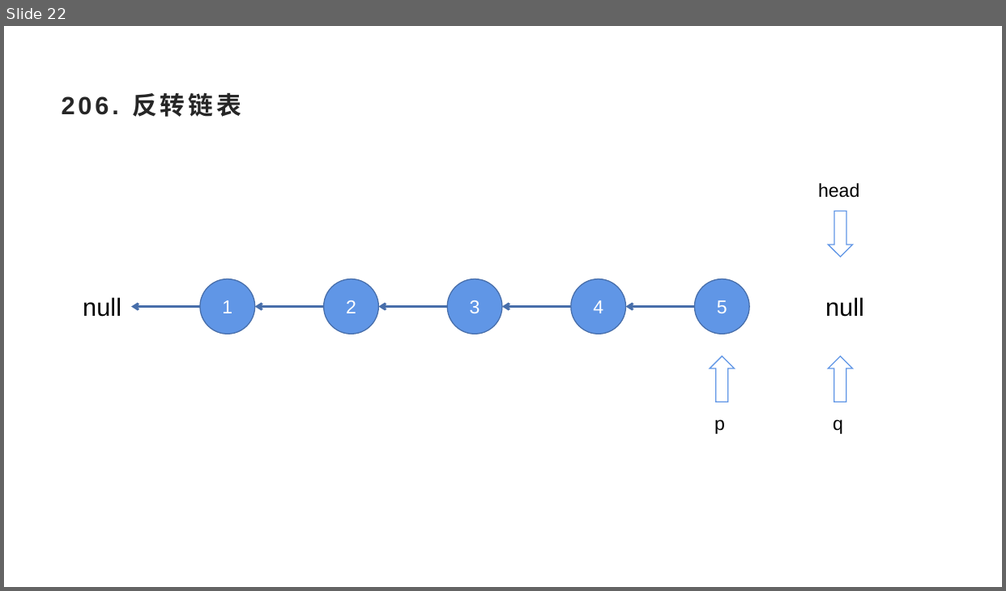
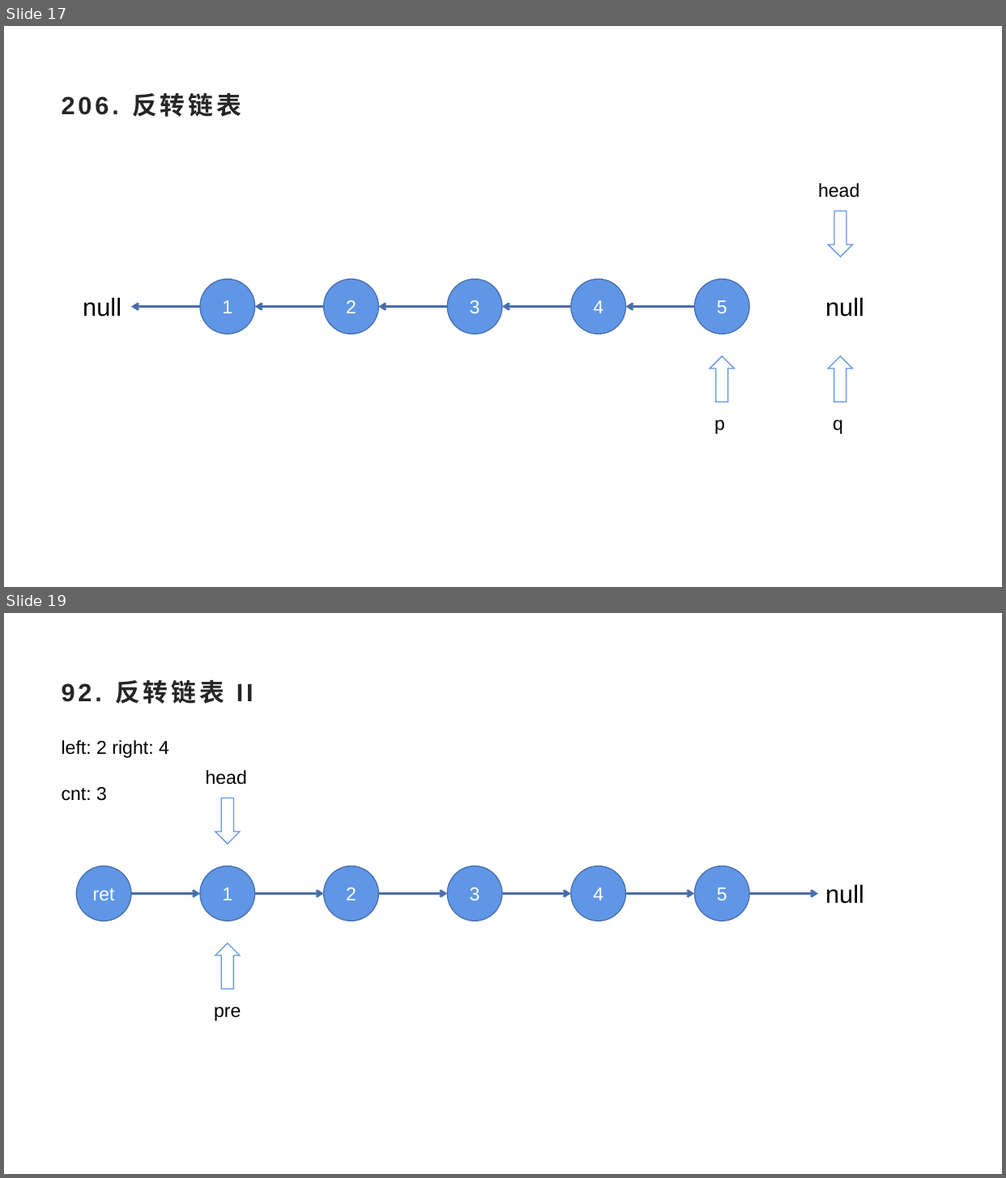
Before and after one commit to jj56313751/weijing-studybook, a slide deck: 算法/数据结构/链表/反转列表系列.pptx. Shown one above the other, each under a label of ours: slide 22 before the commit, slides 17 and 19 after it; the slides between them are not shown. The pictures are 1006x591 and 1006x1178 pixels, drawn with LibreOffice and Linux fonts; fonts in the diff are those of the drawing. Boxes give left, top, right and bottom in pixels: in the first picture for what was removed or moved away, otherwise in the second. Text is boxed around its words. In the diff, an @@ line names an element or a change of style, - is before the commit and + after.

Commit message:
反转列表系列

```diff
--- a/算法/数据结构/链表/反转列表系列.pptx
+++ b/算法/数据结构/链表/反转列表系列.pptx
@@ slide 19 added at bbox=[4, 613, 1002, 1174], background #FFFFFF @@
@@ title added at bbox=[62, 680, 253, 704], 24 pt, text #262626, bold @@
+92. 反转链表 II
@@ text added at bbox=[62, 740, 169, 758], 18 pt, text #000000 @@
+left: 2 right: 4
@@ text added at bbox=[206, 770, 247, 785], 18 pt, text #000000 @@
+head
@@ text added at bbox=[62, 787, 107, 801], 18 pt, text #000000 @@
+cnt: 3
@@ up arrow added at bbox=[215, 798, 240, 844], fill #FFFFFF, outline #6096E6 1 pt @@
@@ ellipse added at bbox=[77, 866, 131, 921], fill #6096E6, outline #476FAA 1 pt, 18 pt, text #FFFFFF @@
+ret
@@ ellipse added at bbox=[200, 866, 255, 921], fill #6096E6, outline #476FAA 1 pt, 18 pt, text #FFFFFF @@
+1
@@ ellipse added at bbox=[324, 866, 378, 921], fill #6096E6, outline #476FAA 1 pt, 18 pt, text #FFFFFF @@
+2
@@ ellipse added at bbox=[447, 866, 502, 921], fill #6096E6, outline #476FAA 1 pt, 18 pt, text #FFFFFF @@
+3
@@ ellipse added at bbox=[571, 866, 625, 921], fill #6096E6, outline #476FAA 1 pt, 18 pt, text #FFFFFF @@
+4
@@ ellipse added at bbox=[694, 866, 749, 921], fill #6096E6, outline #476FAA 1 pt, 18 pt, text #FFFFFF @@
+5
@@ arrow added from (131, 894) to (200, 894), #476FAA 2.25 pt @@
@@ arrow added from (255, 894) to (324, 894), #476FAA 2.25 pt @@
@@ arrow added from (378, 894) to (447, 894), #476FAA 2.25 pt @@
@@ arrow added from (503, 894) to (571, 894), #476FAA 2.25 pt @@
@@ arrow added from (626, 894) to (694, 894), #476FAA 2.25 pt @@
@@ arrow added from (750, 894) to (819, 894), #476FAA 2.25 pt @@
@@ text added at bbox=[825, 884, 864, 904], 24 pt, text #000000 @@
+null
@@ up arrow added at bbox=[215, 943, 240, 989], fill #FFFFFF, outline #6096E6 1 pt @@
@@ text added at bbox=[214, 1007, 241, 1021], 18 pt, text #000000 @@
+pre
@@ what was slide 22 is now slide 17 @@
```
Also in this commit, not shown: 6 slides changed, 7 other slides added, 6 other files.
